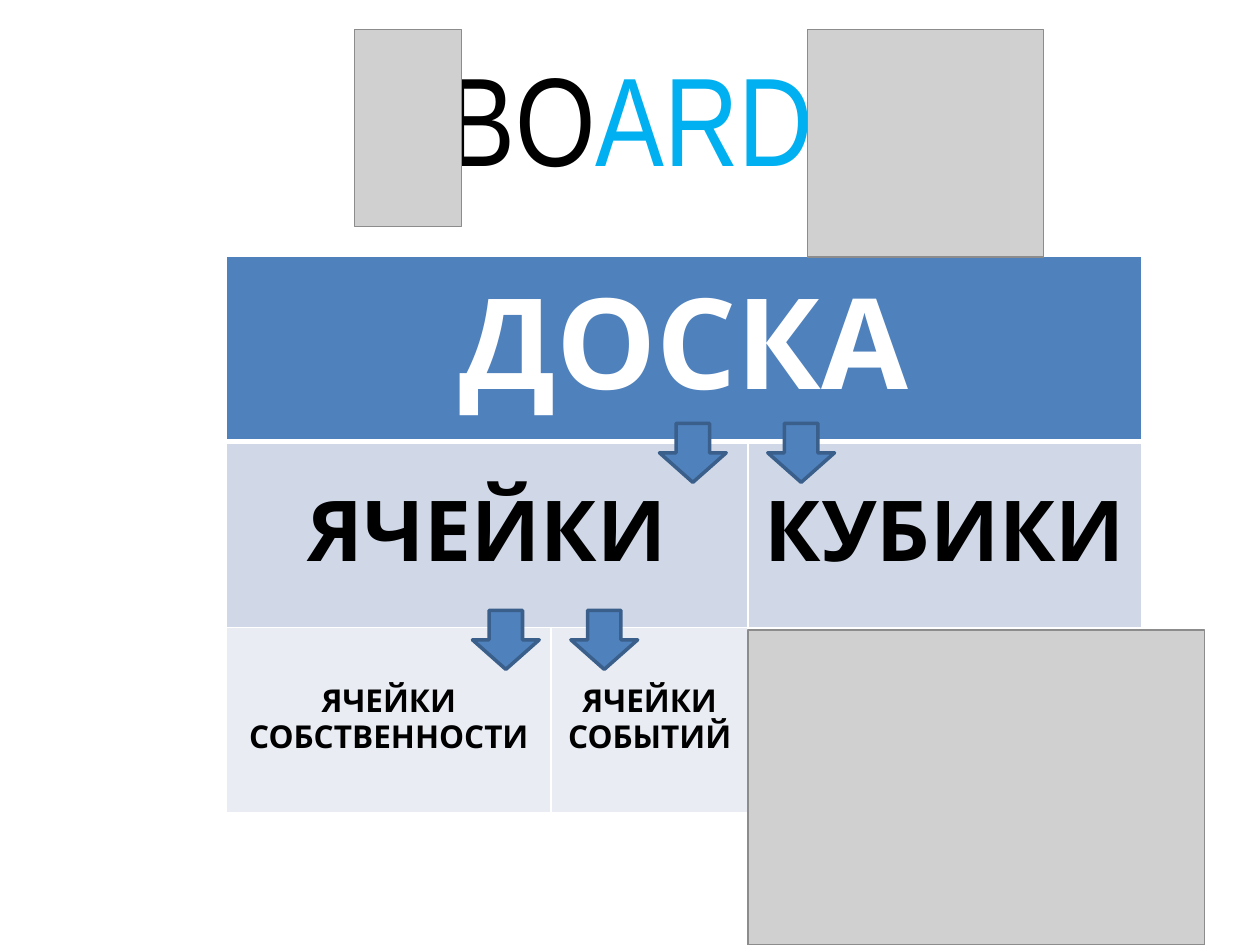
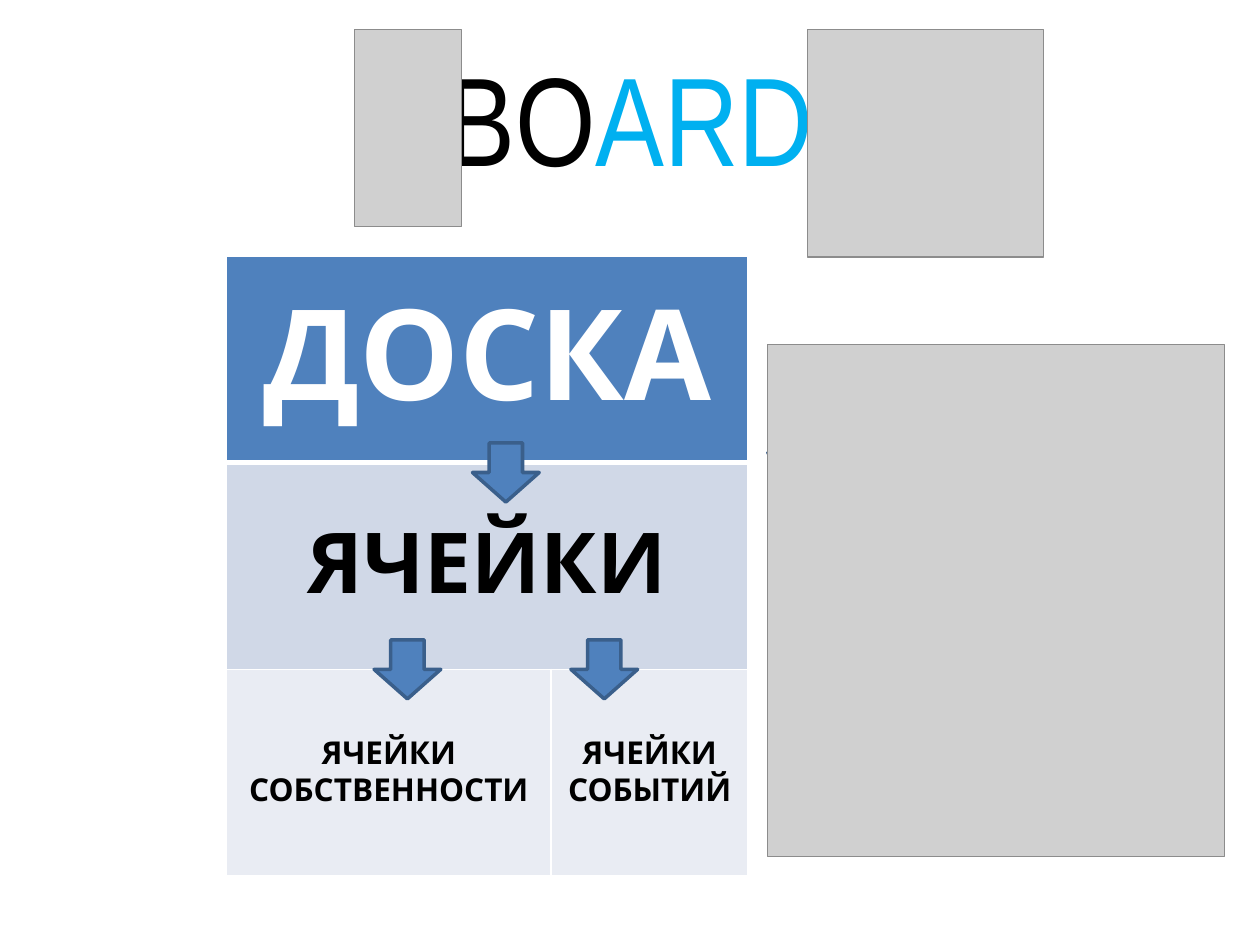
Before and after one commit to rlbozhko/nc-monopoly-ta-2014, a slide deck: slide 7 of docs/Презентация Черновик.pptm. Drawn at 1260x945 pixels with LibreOffice and Linux fonts; fonts in the diff are those of the drawing; grey boxes stand for pictures; background and template pictures are left out. Boxes give left, top, right and bottom in pixels: in the first picture for what was removed or moved away, otherwise in the second. Text is boxed around its words. In the diff, an @@ line names an element or a change of style, - is before the commit and + after.

```diff
--- a/docs/Презентация Черновик.pptm
+++ b/docs/Презентация Черновик.pptm
@@ table at (227, 256, 748, 876) @@
-column 3:  | КУБИКИ | 
@@ table: place and size @@
-table at (227, 256, 1143, 813)
+table at (227, 256, 748, 876)
@@ picture: place and size @@
-picture at (748, 630, 1205, 945)
+picture at (767, 344, 1223, 856)
@@ down arrow: place and size @@
-down arrow at (659, 423, 726, 483)
+down arrow at (472, 444, 539, 503)
@@ down arrow: place and size @@
-down arrow at (472, 610, 539, 669)
+down arrow at (374, 640, 441, 699)
@@ down arrow: place and size @@
-down arrow at (571, 610, 638, 669)
+down arrow at (571, 640, 638, 699)
```
Also in this commit, not shown: 4 other slides changed, 4 slides added.
